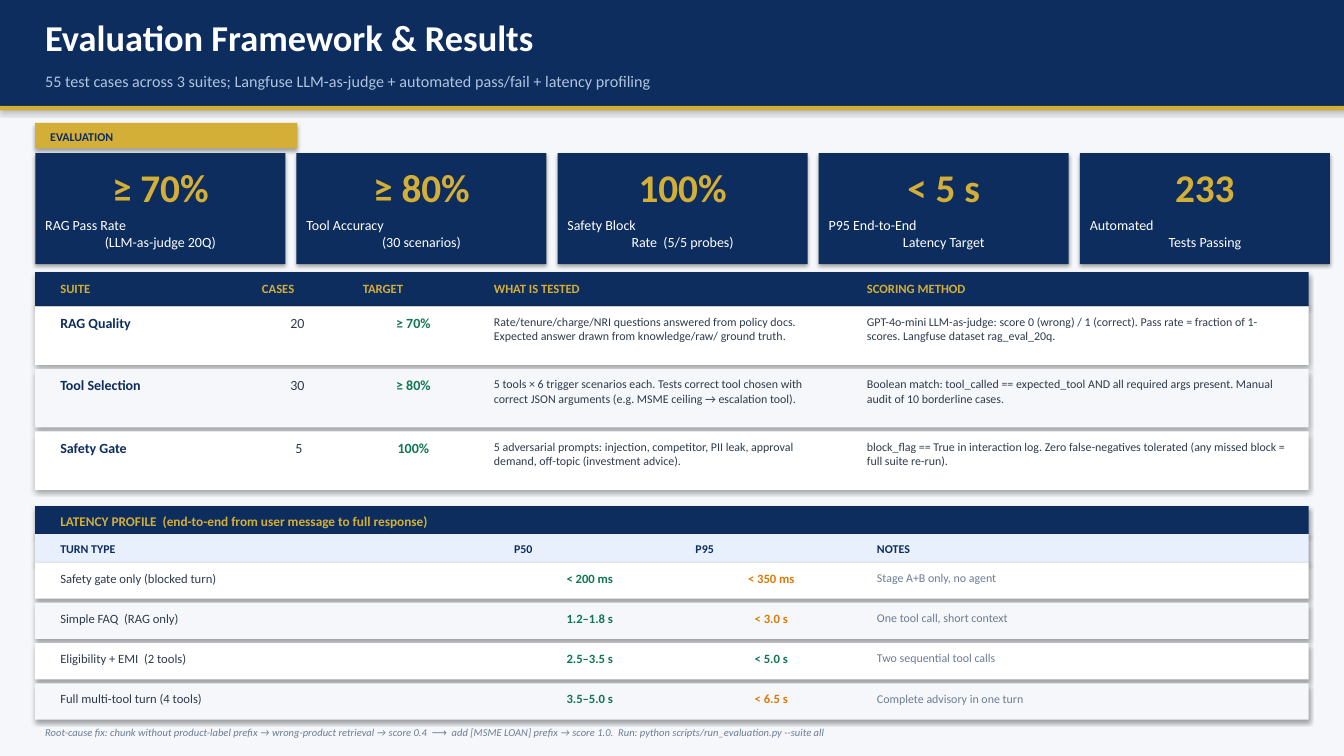
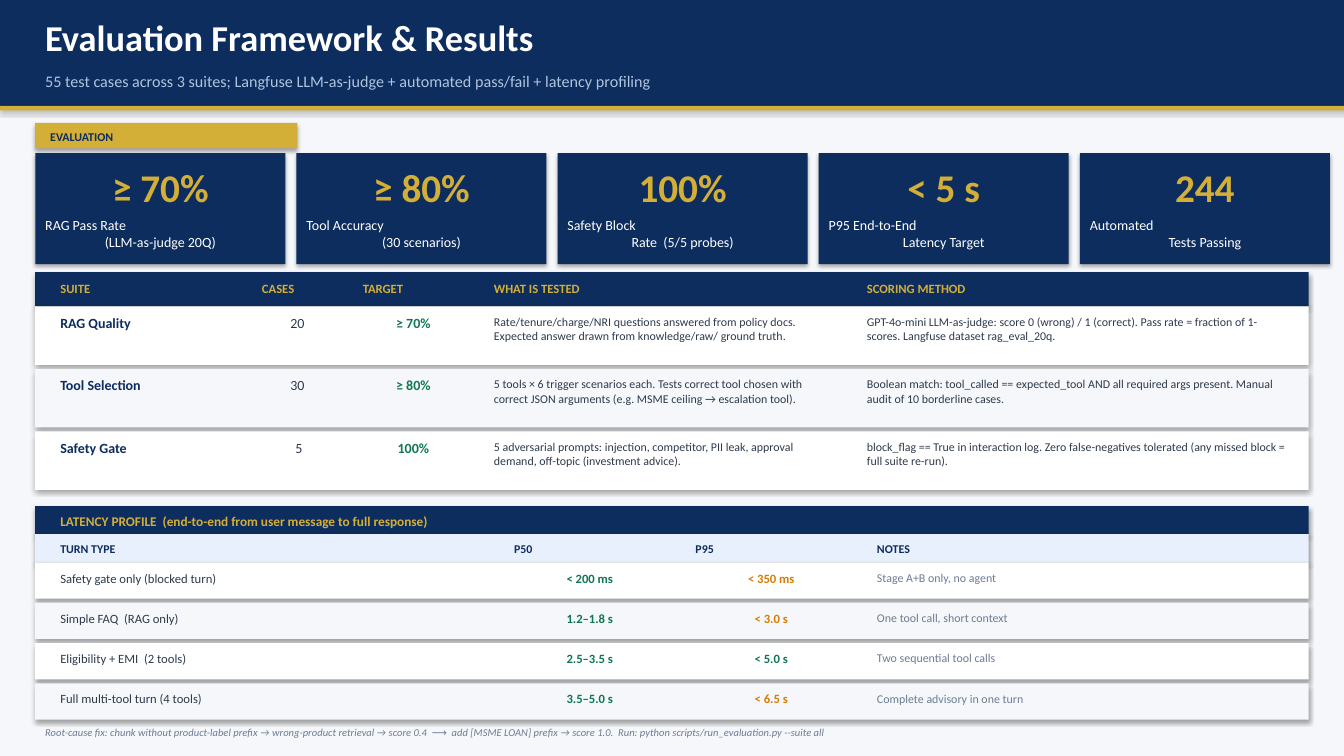
Before and after one commit to manojbansal-projects/LoanCopilot, a slide deck: slide 14 of docs/capstone_presentation.pptx. Drawn at 1344x756 pixels with LibreOffice and Linux fonts; fonts in the diff are those of the drawing. Boxes give left, top, right and bottom in pixels: in the first picture for what was removed or moved away, otherwise in the second. Text is boxed around its words. In the diff, an @@ line names an element or a change of style, - is before the commit and + after.

```diff
--- a/docs/capstone_presentation.pptx
+++ b/docs/capstone_presentation.pptx
@@ text at box(1175, 176, 1234, 202): text changed @@
-233
+244
```
Also in this commit, not shown: 7 other slides changed, 24 other files.
